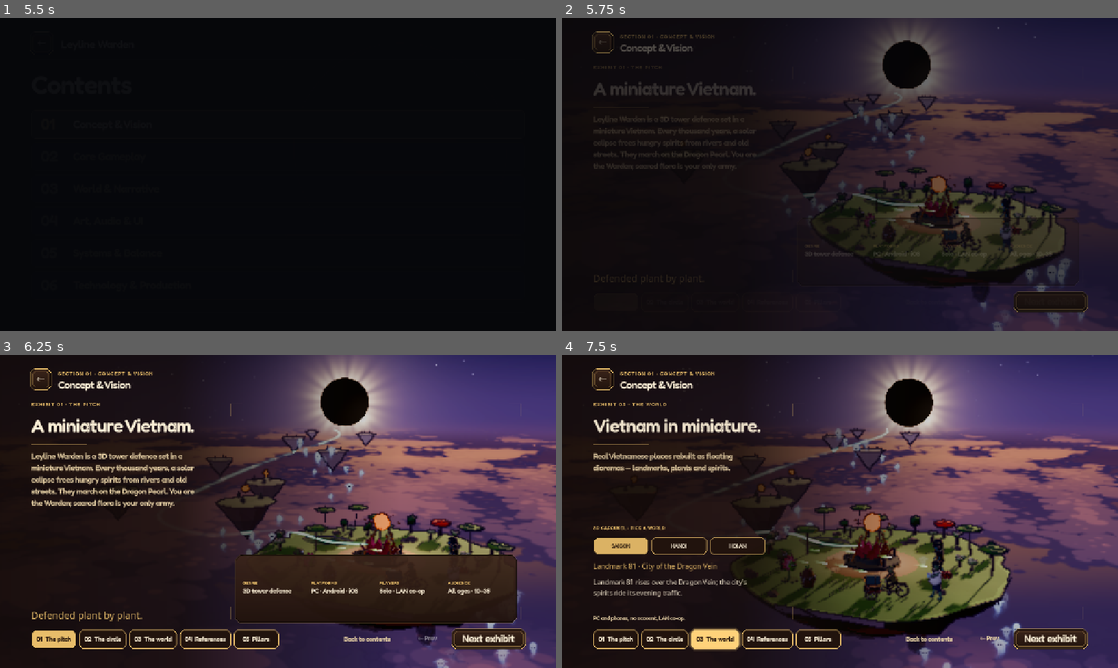
Above: before the commit, frames 1-4 (two rows, left to right).
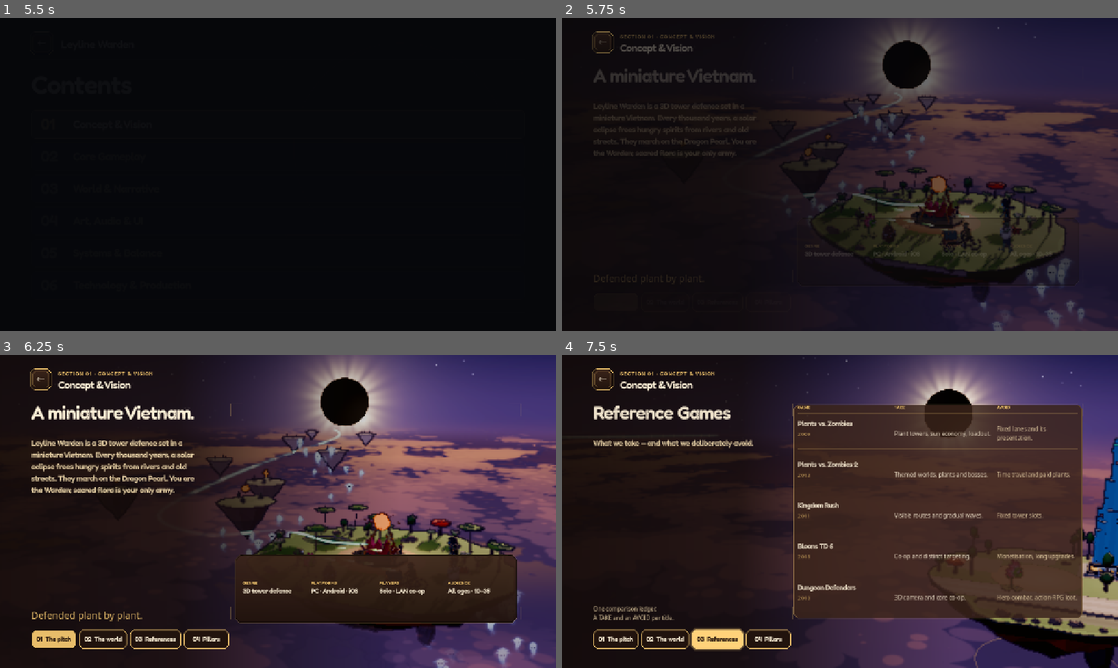
Above: after the commit, the same moments.

Repository: NaNaBoo311/NanvsZombie_presentation
Game: Godot game, scene res://src/core/Boot.tscn
Same seed, same stepped clock (60 frames per second), same inputs: the game is played once before the commit and once after it.
Inputs (mouse positions are in pixels of both pictures, inside the frame that each line leads up to):
- Up to frame 1 (5.5 s): tap Enter at 0.5 s; move the mouse to (400, 158) at 0.52 s; hold Right (move_right) 0.53-1.25 s; tap 1 at 0.6, 3.05 s; click (400, 158) at 0.67 s; tap Space at 0.77 s; tap 8 at 0.8 s; drag from (166, 190) to (250, 237) at 1.27 s; click "←" at 2 s; move the mouse to (333, 105) at 2.77 s; hold Right (move_right) 2.78-3.5 s; tap R at 2.85 s; click (333, 105) at 2.92 s; click "Start" at 3.5 s; drag from (250, 237) to (111, 127) at 4.27 s; click "01" at 5 s
- Up to frame 2 (5.75 s): no input
- Up to frame 3 (6.25 s): move the mouse to (444, 558) at 5.77 s; hold Left (move_left) from 5.78 s (still down); tap 1 at 5.85 s; click (444, 558) at 5.92 s; tap Space at 6.02 s; tap R at 6.05 s
- Up to frame 4 (7.5 s): release Left (move_left) at 6.5 s; click "02 The circle" (after the commit: "02 The world") at 6.5 s; click "03 The world" (after the commit: "03 References") at 7.25 s

Frame 1 is identical in both runs. In frame 2, 2.3% of the frame differs, in the area x 5-95%, y 15-94%; in frame 3, 6.0%; in frame 4, 49%, in the area x 5-100%, y 0-100%.

Commit message:
fix(presentation): simplify the section 01 exhibits
- Remove the "EXHIBIT 0N · ..." kicker and the Back to contents, Prev and
  Next exhibit buttons; the tabs and the header Back arrow remain navigation.
- Drop "The circle" from section 01 — gameplay belongs to section 02 — and
  keep its copy and 360° facing demo for that screen.
- Renumber the remaining four exhibits and keep Enter the game on the last.
- Update ConceptTest and TitleTest for the new exhibit order.

Tests: --concept-test and --title-test pass.

Diff:
--- a/src/menus/title/TitleTest.gd
+++ b/src/menus/title/TitleTest.gd
@@ -2,8 +2,8 @@
 
 # --title-test: boots the presentation cover (the only test flag that does not
 # skip it) and walks the talk's front door: the cover copy and the Account
-# dialog, Start into the contents page, section 01 into Concept & Vision, Back
-# to contents (the page reopens), the section's Enter the game hand-off to the
+# dialog, Start into the contents page, section 01 into Concept & Vision, the
+# header Back arrow (the page reopens), the section's Enter the game hand-off to the
 # playable atlas, and the atlas's icon-only return to the cover.
 #
 # It also guards the inherited 3D stage: the home island, its vignette and the
@@ -61,9 +61,9 @@
 	if screen == null:
 		_failures.append("Concept & Vision did not build its screen")
 		return _finish()
-	var back := screen.get_node_or_null("Bottom/ContentsButton") as Button
+	var back := screen.get_node_or_null("Header/BackButton") as Button
 	if back == null:
-		_failures.append("concept screen has no Back to contents")
+		_failures.append("concept screen has no Back button")
 		return _finish()
 	back.pressed.emit()
 	contents = await _wait_scene(GameFlow.CONTENTS_SCENE)
@@ -84,13 +84,13 @@
 
 	# The contents page no longer carries the playable build; section 01's final
 	# action is the only hand-off to the atlas.
-	screen.show_exhibit(4)
+	screen.show_exhibit(3)
 	await _tree.process_frame
-	var next := screen.get_node_or_null("Bottom/NextButton") as Button
-	if next == null or next.text != tr("Enter the game"):
+	var enter := screen.get_node_or_null("Bottom/EnterGameButton") as Button
+	if enter == null or not enter.visible or enter.text != tr("Enter the game"):
 		_failures.append("section 01 does not offer Enter the game")
 		return _finish()
-	next.pressed.emit()
+	enter.pressed.emit()
 	var atlas := await _wait_scene(GameFlow.ATLAS_SCENE)
 	if atlas == null:
 		return _finish()
--- a/src/presentation/ConceptScreen.gd
+++ b/src/presentation/ConceptScreen.gd
@@ -1,14 +1,15 @@
 class_name ConceptScreen
 extends Control
 
-# Section 01 — Concept & Vision. Five exhibits in one UI layer over the inherited
-# title stage: the pitch, the 360° facing demo, the 3D world carousel, the
-# reference ledger and the design pillars. The screen owns only the copy and the
-# exhibits; ConceptVision owns the camera and the carousel.
+# Section 01 — Concept & Vision. Four exhibits in one UI layer over the inherited
+# title stage: the pitch, the 3D world carousel, the reference ledger and the
+# design pillars. The screen owns only the copy and the exhibits; ConceptVision
+# owns the camera and the carousel. The 360° facing demo belongs to Section 02,
+# so its copy and ConceptFacingDemo stay in the repo for that screen.
 #
 # Every panel is built once and toggled visible, so switching exhibits costs no
 # allocation and no per-frame work. Shapes are painted through ConceptCanvas /
-# HudCanvas; the facing diagram redraws only when it changes.
+# HudCanvas; the world carousel redraws only when it changes.
 
 signal stage_focus_requested(active: bool)
 signal world_selected(index: int)
@@ -20,17 +21,15 @@
 const MAIN_TOP := 104.0
 const MAIN_BOTTOM := -104.0
 const NOTO_REGULAR_PATH := "res://assets/fonts/NotoSans-Regular.ttf"
-const EXHIBITS := ["The pitch", "The circle", "The world", "References", "Pillars"]
+const EXHIBITS := ["The pitch", "The world", "References", "Pillars"]
 
 var current := 0
 
 var _main: Control
 var _panels: Array[Control] = []
 var _tabs: Array[Button] = []
-var _prev: Button
-var _next: HudMenuButton
+var _enter_game: HudMenuButton
 var _stage: HudCanvas
-var _facing: ConceptFacingDemo
 var _world_tabs: Array[Button] = []
 var _world_place: Label
 var _world_hook: Label
@@ -65,7 +64,8 @@
 
 
 func focus_primary() -> void:
-	_next.grab_focus.call_deferred()
+	if not _tabs.is_empty():
+		_tabs[current].grab_focus.call_deferred()
 
 
 func _unhandled_key_input(event: InputEvent) -> void:
@@ -80,9 +80,6 @@
 		get_viewport().set_input_as_handled()
 	elif key == KEY_RIGHT:
 		_show_exhibit(current + 1)
-		get_viewport().set_input_as_handled()
-	elif current == 1 and key >= KEY_1 and key <= KEY_8:
-		_facing.set_facing(key - KEY_1)
 		get_viewport().set_input_as_handled()
 
 
@@ -171,7 +168,6 @@
 	_fade_groups.append(_main)
 
 	_panels.append(_build_pitch_panel())
-	_panels.append(_build_circle_panel())
 	_panels.append(_build_world_panel())
 	_panels.append(_build_reference_panel())
 	_panels.append(_build_pillar_panel())
@@ -214,37 +210,19 @@
 		tabs.add_child(tab)
 		_tabs.append(tab)
 
-	var contents := _quiet_button("Back to contents")
-	contents.name = "ContentsButton"
-	contents.set_anchors_preset(Control.PRESET_TOP_RIGHT)
-	contents.offset_left = -444.0
-	contents.offset_top = 3.0
-	contents.offset_right = -280.0
-	contents.offset_bottom = 39.0
-	contents.pressed.connect(func() -> void: contents_pressed.emit())
-	bottom.add_child(contents)
-
-	_prev = _quiet_button("← Prev")
-	_prev.name = "PrevButton"
-	_prev.set_anchors_preset(Control.PRESET_TOP_RIGHT)
-	_prev.offset_left = -270.0
-	_prev.offset_top = 0.0
-	_prev.offset_right = -178.0
-	_prev.offset_bottom = 40.0
-	_prev.pressed.connect(_show_exhibit.bind(-1))
-	bottom.add_child(_prev)
-
-	_next = HudMenuButton.new()
-	_next.name = "NextButton"
-	_next.text = tr("Next exhibit")
-	_next.set_anchors_preset(Control.PRESET_TOP_RIGHT)
-	_next.offset_left = -166.0
-	_next.offset_top = 0.0
-	_next.offset_right = 0.0
-	_next.offset_bottom = 42.0
-	_next.mouse_filter = Control.MOUSE_FILTER_STOP
-	_next.pressed.connect(_on_next)
-	bottom.add_child(_next)
+	_enter_game = HudMenuButton.new()
+	_enter_game.name = "EnterGameButton"
+	_enter_game.text = tr("Enter the game")
+	_enter_game.primary = true
+	_enter_game.visible = false
+	_enter_game.set_anchors_preset(Control.PRESET_TOP_RIGHT)
+	_enter_game.offset_left = -190.0
+	_enter_game.offset_top = 0.0
+	_enter_game.offset_right = 0.0
+	_enter_game.offset_bottom = 42.0
+	_enter_game.mouse_filter = Control.MOUSE_FILTER_STOP
+	_enter_game.pressed.connect(_on_enter_game)
+	bottom.add_child(_enter_game)
 
 	SafeArea.apply(bottom)
 
@@ -265,7 +243,7 @@
 	return panel
 
 
-func _left_column(panel: Control, kicker: String, title: String,
+func _left_column(panel: Control, title: String,
 		body: String) -> VBoxContainer:
 	var left := VBoxContainer.new()
 	left.name = "Copy"
@@ -275,10 +253,6 @@
 	left.offset_bottom = -2.0
 	left.add_theme_constant_override("separation", 14)
 	panel.add_child(left)
-
-	var eyebrow := _label(kicker, UiPalette.hud_font(), 11, UiPalette.HUD_GOLD,
-		Vector2.ZERO, 2.0)
-	left.add_child(eyebrow)
 
 	var heading := _label(title, UiPalette.hud_font(), 40, UiPalette.HUD_INK, Vector2.ZERO)
 	heading.autowrap_mode = TextServer.AUTOWRAP_WORD_SMART
@@ -337,7 +311,7 @@
 
 func _build_pitch_panel() -> Control:
 	var panel := _new_panel("Pitch")
-	var left := _left_column(panel, "EXHIBIT 01 · THE PITCH", PresentationDeck.CONCEPT_TITLE,
+	var left := _left_column(panel, PresentationDeck.CONCEPT_TITLE,
 		PresentationDeck.CONCEPT_PITCH)
 
 	var quote := _label(PresentationDeck.CONCEPT_QUOTE, _noto(), 22,
@@ -393,44 +367,9 @@
 		Vector2(size.x * 0.44, size.y * 0.62)]), 1.0, Color(UiPalette.HUD_GOLD, 0.30))
 
 
-func _build_circle_panel() -> Control:
-	var panel := _new_panel("Circle")
-	var left := _left_column(panel, "EXHIBIT 02 · THE CIRCLE", PresentationDeck.CIRCLE_TITLE,
-		PresentationDeck.CIRCLE_BODY)
-	var stats := HBoxContainer.new()
-	stats.name = "Stats"
-	stats.add_theme_constant_override("separation", 18)
-	for spec: Dictionary in PresentationDeck.CIRCLE_STATS:
-		var column := VBoxContainer.new()
-		column.add_theme_constant_override("separation", 0)
-		var value := _label(str(spec["value"]), UiPalette.hud_font(), 32,
-			UiPalette.HUD_GOLD, Vector2.ZERO)
-		column.add_child(value)
-		var label := _label(str(spec["label"]), UiPalette.hud_font(), 9,
-			UiPalette.HUD_INK_SOFT, Vector2.ZERO, 1.4)
-		column.add_child(label)
-		stats.add_child(column)
-	left.add_child(stats)
-
-	var hint := _label("Click a facing · 1–8 on the keyboard", _noto(), 13,
-		UiPalette.HUD_ACCENT, Vector2.ZERO)
-	left.add_child(hint)
-
-	var visual := panel.get_node("Visual") as Control
-	_facing = ConceptFacingDemo.new()
-	_facing.name = "FacingDemo"
-	_facing.set_anchors_and_offsets_preset(Control.PRESET_FULL_RECT)
-	_facing.offset_left = 12.0
-	_facing.offset_top = 4.0
-	_facing.offset_right = -12.0
-	_facing.offset_bottom = -4.0
-	visual.add_child(_facing)
-	return panel
-
-
 func _build_world_panel() -> Control:
 	var panel := _new_panel("World")
-	var left := _left_column(panel, "EXHIBIT 03 · THE WORLD", PresentationDeck.WORLDS_TITLE,
+	var left := _left_column(panel, PresentationDeck.WORLDS_TITLE,
 		PresentationDeck.WORLDS_BODY)
 
 	var caption := _label("3D CAROUSEL · PICK A WORLD", UiPalette.hud_font(), 10,
@@ -475,7 +414,7 @@
 
 func _build_reference_panel() -> Control:
 	var panel := _new_panel("References")
-	var left := _left_column(panel, "EXHIBIT 04 · REFERENCES", PresentationDeck.REFERENCES_TITLE,
+	var left := _left_column(panel, PresentationDeck.REFERENCES_TITLE,
 		PresentationDeck.REFERENCES_BODY)
 	var note := _label("One comparison ledger.\nA TAKE and an AVOID per title.", _noto(), 13,
 		UiPalette.HUD_INK_SOFT, Vector2.ZERO)
@@ -560,7 +499,7 @@
 
 func _build_pillar_panel() -> Control:
 	var panel := _new_panel("Pillars")
-	_left_column(panel, "EXHIBIT 05 · PILLARS", PresentationDeck.PILLARS_TITLE,
+	_left_column(panel, PresentationDeck.PILLARS_TITLE,
 		PresentationDeck.PILLARS_BODY)
 
 	var visual := panel.get_node("Visual") as Control
@@ -617,16 +556,10 @@
 		UiPalette.lacquer_button(_tabs[i], i == index, false, 14)
 		_tabs[i].add_theme_color_override("font_color",
 			UiPalette.HUD_SEAL_INK if i == index else UiPalette.HUD_INK)
-	_prev.disabled = index == 0
-	var last := index == _panels.size() - 1
-	_next.text = tr("Enter the game") if last else tr("Next exhibit")
-	_next.set_primary(last)
-	_next.custom_minimum_size = Vector2(190.0, 42.0) if last else Vector2(166.0, 42.0)
-	_next.size.x = 190.0 if last else 166.0
-	_next.offset_left = -190.0 if last else -166.0
-	_next.offset_right = 0.0
+	_enter_game.visible = index == _panels.size() - 1
 	HudCanvas.dirty()
-	stage_focus_requested.emit(index == 2)
+	# The world exhibit is the one that sends the camera to the carousel stage.
+	stage_focus_requested.emit(index == 1)
 	if animate:
 		var tween := create_tween()
 		_panels[index].modulate.a = 0.0
@@ -634,12 +567,9 @@
 			.set_trans(Tween.TRANS_SINE).set_ease(Tween.EASE_OUT)
 
 
-func _on_next() -> void:
-	if current >= _panels.size() - 1:
-		Audio.play(Audio.UI_CLICK)
-		enter_game_pressed.emit()
-		return
-	_show_exhibit(current + 1)
+func _on_enter_game() -> void:
+	Audio.play(Audio.UI_CLICK)
+	enter_game_pressed.emit()
 
 
 func _select_world(index: int, announce: bool = true) -> void:
@@ -666,26 +596,6 @@
 	return rule
 
 
-func _quiet_button(text: String) -> Button:
-	var button := Button.new()
-	button.text = tr(text)
-	button.flat = true
-	button.focus_mode = Control.FOCUS_ALL
-	button.add_theme_font_override("font", UiPalette.hud_font())
-	button.add_theme_font_size_override("font_size", 14)
-	for state in ["font_color", "font_hover_color", "font_focus_color", "font_hover_pressed_color"]:
-		button.add_theme_color_override(state, UiPalette.HUD_INK_SOFT)
-	button.add_theme_color_override("font_pressed_color", UiPalette.HUD_ACCENT)
-	button.add_theme_stylebox_override("hover",
-		UiPalette.box(Color(UiPalette.HUD_ACCENT, 0.0), Color(UiPalette.HUD_ACCENT, 0.0), 0, 0, 6))
-	button.add_theme_stylebox_override("pressed",
-		UiPalette.box(Color(UiPalette.HUD_ACCENT, 0.0), Color(UiPalette.HUD_ACCENT, 0.0), 0, 0, 6))
-	button.add_theme_stylebox_override("focus",
-		UiPalette.box(Color(UiPalette.HUD_ACCENT, 0.0), Color(UiPalette.HUD_ACCENT, 0.60), 4, 1, 6))
-	button.custom_minimum_size = Vector2(0.0, 38.0)
-	return button
-
-
 func _label(text: String, font: Font, font_size: int, color: Color, at: Vector2,
 		tracking: int = 0) -> Label:
 	var label := Label.new()
--- a/src/presentation/ConceptTest.gd
+++ b/src/presentation/ConceptTest.gd
@@ -1,10 +1,10 @@
 extends RefCounted
 
-# --concept-test: boots section 01 and checks the five exhibits: the pitch and its
-# at-a-glance ribbon, the interactive facing demo, the 3D world carousel and its
-# camera stay, the reference ledger, the pillars and the final Enter the game
-# hand-off. Back to contents reopens the page, section 01 returns to a fresh
-# concept screen, and the atlas's home button returns to the cover.
+# --concept-test: boots section 01 and checks the four exhibits: the pitch and its
+# at-a-glance ribbon, the 3D world carousel and its camera stay, the reference
+# ledger, the pillars and the final Enter the game hand-off. The header Back arrow
+# reopens the contents page, section 01 returns to a fresh concept screen, and the
+# atlas's home button returns to the cover.
 #
 # Prints "[ConceptTest] PASS" or each failure, then quits 0 / 1. Loaded only by
 # GameFlow.boot() under the flag.
@@ -30,14 +30,13 @@
 		return _finish()
 	_check_chrome(screen)
 	_check_pitch(screen)
-	_check_facing(screen)
 	await _check_world(concept, screen)
 	_check_references(screen)
 	_check_pillars(screen)
 
-	var back := screen.get_node_or_null("Bottom/ContentsButton") as Button
+	var back := screen.get_node_or_null("Header/BackButton") as Button
 	if back == null:
-		_failures.append("concept screen has no Back to contents")
+		_failures.append("concept screen has no Back button")
 		return _finish()
 	back.pressed.emit()
 	var contents := await _wait_scene(GameFlow.CONTENTS_SCENE)
@@ -55,15 +54,17 @@
 	if screen == null:
 		_failures.append("reopened section has no screen")
 		return _finish()
-	screen.show_exhibit(4)
+	screen.show_exhibit(3)
 	await _tree.process_frame
-	var next := screen.get_node_or_null("Bottom/NextButton") as Button
-	if next == null:
+	var enter := screen.get_node_or_null("Bottom/EnterGameButton") as Button
+	if enter == null:
 		_failures.append("concept screen has no final action")
 		return _finish()
-	if next.text != tr("Enter the game"):
-		_failures.append("last exhibit's action says \"%s\"" % next.text)
-	next.pressed.emit()
+	if not enter.visible:
+		_failures.append("Enter the game is not visible on the last exhibit")
+	if enter.text != tr("Enter the game"):
+		_failures.append("last exhibit's action says \"%s\"" % enter.text)
+	enter.pressed.emit()
 	var atlas := await _wait_scene(GameFlow.ATLAS_SCENE)
 	if atlas == null:
 		return _finish()
@@ -78,15 +79,27 @@
 
 func _check_chrome(screen: ConceptScreen) -> void:
 	for path in ["Header/BackButton", "Header/Kicker", "Header/SectionTitle",
-			"Bottom/Tabs", "Bottom/ContentsButton", "Bottom/PrevButton", "Bottom/NextButton"]:
+			"Bottom/Tabs", "Bottom/EnterGameButton"]:
 		if screen.get_node_or_null(path) == null:
 			_failures.append("concept screen is missing %s" % path)
+	for path in ["Bottom/ContentsButton", "Bottom/PrevButton", "Bottom/NextButton"]:
+		if screen.get_node_or_null(path) != null:
+			_failures.append("concept screen still carries %s" % path)
+	var enter := screen.get_node_or_null("Bottom/EnterGameButton") as Button
+	if enter != null and enter.visible:
+		_failures.append("Enter the game is visible before the last exhibit")
+	for label in screen.find_children("*", "Label", true, false):
+		if (label as Label).text.begins_with("EXHIBIT "):
+			_failures.append("concept screen still shows an exhibit kicker: %s" % label.text)
+			break
 	var tabs := screen.get_node_or_null("Bottom/Tabs")
 	if tabs != null and tabs.get_child_count() != ConceptScreen.EXHIBITS.size():
 		_failures.append("concept tabs list %d of %d exhibits" % [
 			tabs.get_child_count(), ConceptScreen.EXHIBITS.size()])
 	if screen.get_node_or_null("Main").get_child_count() != ConceptScreen.EXHIBITS.size():
-		_failures.append("concept screen does not build all five exhibits")
+		_failures.append("concept screen does not build all four exhibits")
+	if screen.get_node_or_null("Main/Circle") != null:
+		_failures.append("section 01 still contains the gameplay circle exhibit")
 	if screen.find_child("PerfLabel", true, false) != null:
 		_failures.append("concept screen still shows the live performance badge")
 
@@ -104,27 +117,8 @@
 		_failures.append("the pitch quote is missing")
 
 
-func _check_facing(screen: ConceptScreen) -> void:
+func _check_world(concept: Node, screen: ConceptScreen) -> void:
 	screen.show_exhibit(1)
-	var demo := screen.get_node_or_null("Main/Circle/Visual/FacingDemo") as ConceptFacingDemo
-	if demo == null:
-		_failures.append("the facing demo is missing")
-		return
-	demo.set_facing(6)
-	if demo.facing != 6:
-		_failures.append("the facing demo does not take a facing")
-	demo.step(1)
-	if demo.facing != 7:
-		_failures.append("the facing demo does not step")
-	demo.step(1)
-	if demo.facing != 0:
-		_failures.append("the facing demo does not wrap at 8")
-	if absf(demo.facing_angle()) > 0.001:
-		_failures.append("facing 0 does not point along the base angle")
-
-
-func _check_world(concept: Node, screen: ConceptScreen) -> void:
-	screen.show_exhibit(2)
 	await _tree.create_timer(1.3).timeout
 	var camera := concept.get_node_or_null("Camera3D") as Camera3D
 	if camera == null:
@@ -183,7 +177,7 @@
 
 
 func _check_references(screen: ConceptScreen) -> void:
-	screen.show_exhibit(3)
+	screen.show_exhibit(2)
 	var panel := screen.get_node_or_null("Main/References") as Control
 	if panel == null or not panel.visible:
 		_failures.append("the reference exhibit did not open")
@@ -196,7 +190,7 @@
 
 
 func _check_pillars(screen: ConceptScreen) -> void:
-	screen.show_exhibit(4)
+	screen.show_exhibit(3)
 	var panel := screen.get_node_or_null("Main/Pillars") as Control
 	if panel == null or not panel.visible:
 		_failures.append("the pillar exhibit did not open")
@@ -204,8 +198,8 @@
 	var cards := panel.get_node_or_null("Visual/Pillars")
 	if cards == null or cards.get_child_count() != PresentationDeck.PILLARS.size():
 		_failures.append("the pillar exhibit does not build every pillar")
-	var next := screen.get_node_or_null("Bottom/NextButton") as Button
-	if next == null or next.text != tr("Enter the game"):
+	var enter := screen.get_node_or_null("Bottom/EnterGameButton") as Button
+	if enter == null or not enter.visible or enter.text != tr("Enter the game"):
 		_failures.append("the last exhibit does not offer Enter the game")
 
 
--- a/src/presentation/ConceptVision.gd
+++ b/src/presentation/ConceptVision.gd
@@ -8,7 +8,7 @@
 # is live the camera travels there, and returns to the title pose for every other
 # exhibit. Both stays are one tween, so the screen is idle once it settles.
 #
-# The screen owns the copy and the five exhibits; this script owns the stage:
+# The screen owns the copy and the four exhibits; this script owns the stage:
 # the camera poses, the carousel, and the hand-offs to the contents page and the
 # playable atlas. GameFlow.CONCEPT_SCENE points here.
 
